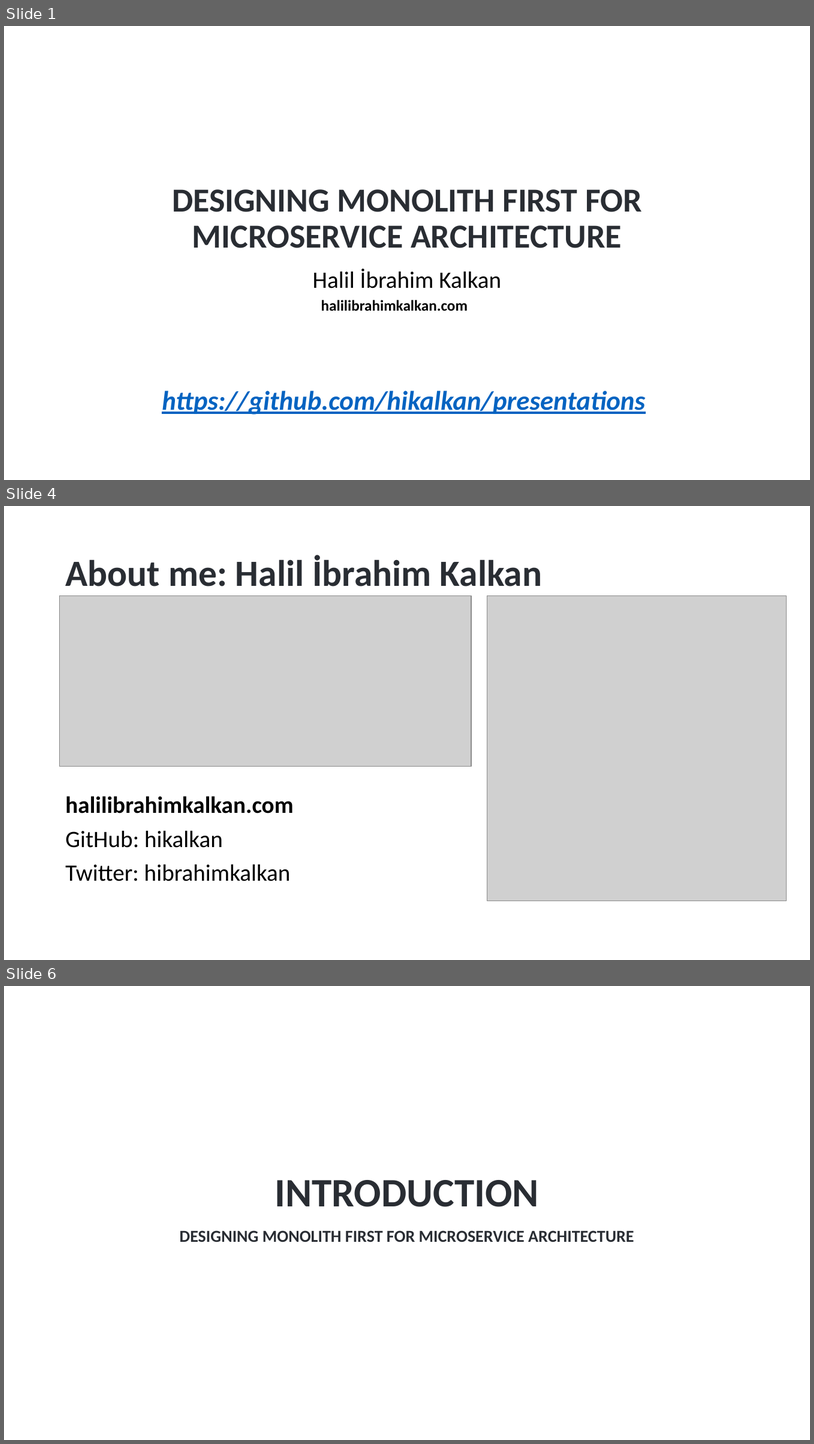
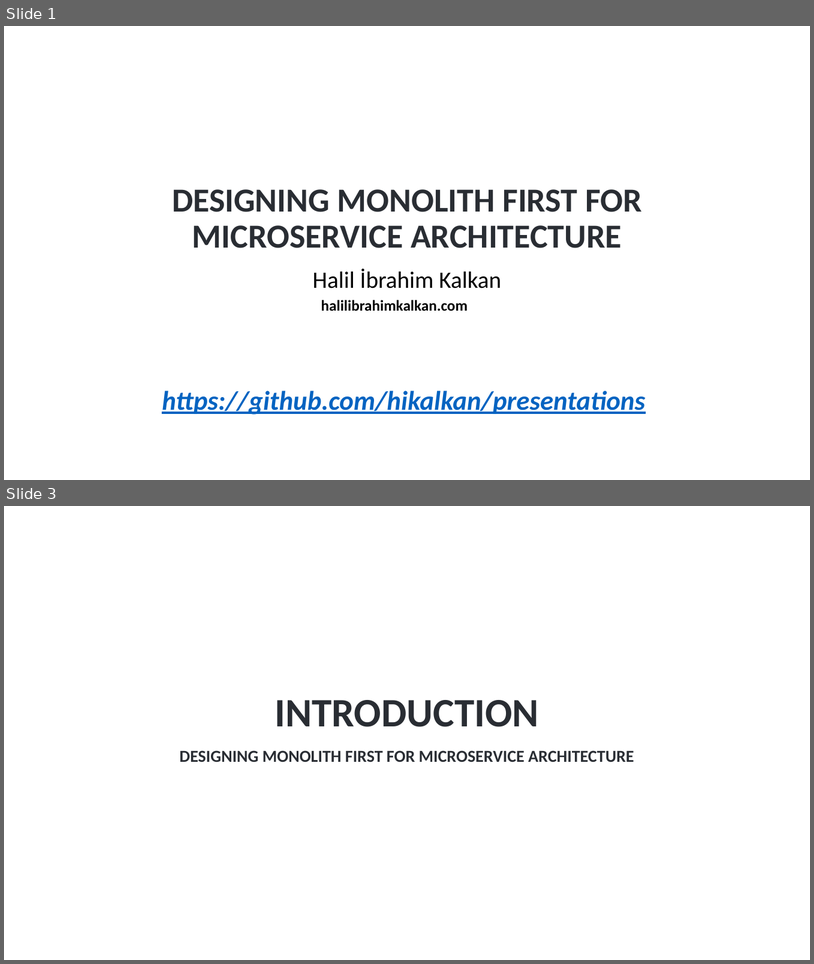
Before and after one commit to hikalkan/presentations, a slide deck: 2024-05-09 Designing Monolith First for Microservice Architecture/Monolith First Presentation.pptx. Shown one above the other, each under a label of ours: slides 1, 4 and 6 before the commit, slides 1 and 3 after it; the slides between them are not shown. The pictures are 814x1444 and 814x964 pixels, drawn with LibreOffice and Linux fonts; fonts in the diff are those of the drawing; grey boxes stand for pictures; background and template pictures are left out. Boxes give left, top, right and bottom in pixels: in the first picture for what was removed or moved away, otherwise in the second. Text is boxed around its words. In the diff, an @@ line names an element or a change of style, - is before the commit and + after.

```diff
--- a/2024-05-09 Designing Monolith First for Microservice Architecture/Monolith First Presentation.pptx
+++ b/2024-05-09 Designing Monolith First for Microservice Architecture/Monolith First Presentation.pptx
@@ slide 4 removed at bbox=[4, 506, 810, 960], background picture (left out) @@
@@ title removed at bbox=[65, 555, 543, 586] @@
-About me: Halil İbrahim Kalkan
@@ picture removed at bbox=[60, 596, 471, 766] @@
@@ picture removed at bbox=[488, 596, 787, 900] @@
@@ text removed at bbox=[65, 796, 293, 881] @@
-halilibrahimkalkan.com
-GitHub: hikalkan
-Twitter: hibrahimkalkan
@@ what was slide 6 is now slide 3 @@
```
Also in this commit, not shown: 4 slides changed, 2 other slides removed.
